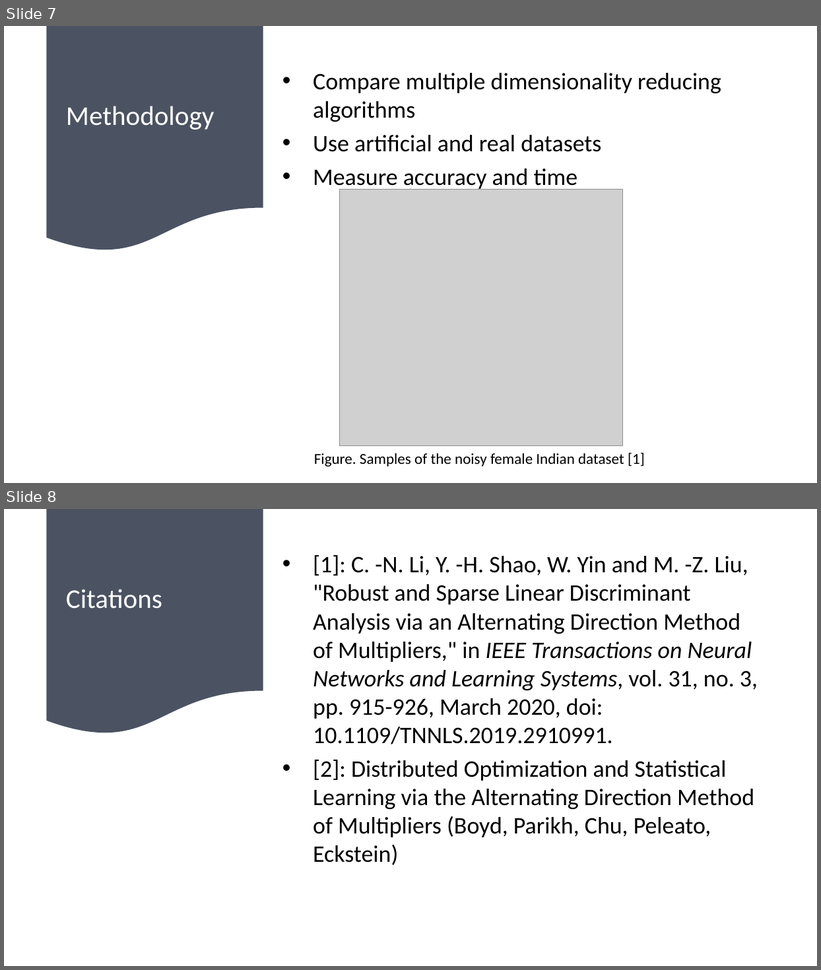
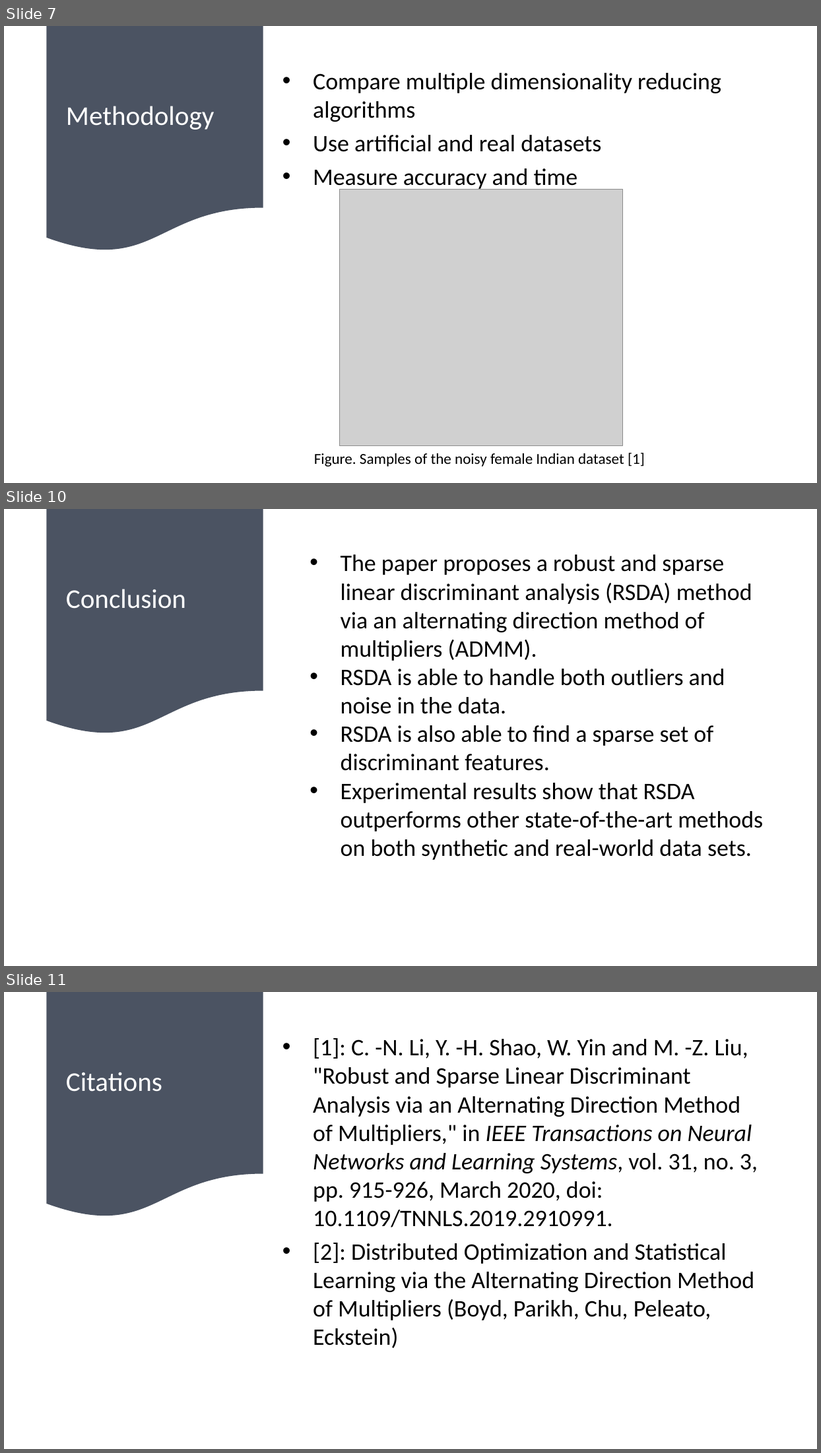
Before and after one commit to satyam04sharma/CECS-550---Survey-Paper, a slide deck: LDA Presentation CECS 550.pptx. Shown one above the other, each under a label of ours: slides 7 and 8 before the commit, slides 7, 10 and 11 after it; the slides between them are not shown. The pictures are 821x970 and 821x1453 pixels, drawn with LibreOffice and Linux fonts; fonts in the diff are those of the drawing; grey boxes stand for pictures. Boxes give left, top, right and bottom in pixels: in the first picture for what was removed or moved away, otherwise in the second. Text is boxed around its words. In the diff, an @@ line names an element or a change of style, - is before the commit and + after.

```diff
--- a/LDA Presentation CECS 550.pptx
+++ b/LDA Presentation CECS 550.pptx
@@ slide 10 added at [4, 509, 817, 966], background #FFFFFF @@
@@ flow chart document added at [47, 509, 263, 736], fill #4B5362 @@
@@ text added at [341, 555, 763, 860], 28 pt, text #000000 @@
+• The paper proposes a robust and sparse linear discriminant analysis (RSDA) method via an alternating direction method of multipliers (ADMM).
+• RSDA is able to handle both outliers and noise in the data.
+• RSDA is also able to find a sparse set of discriminant features.
+• Experimental results show that RSDA outperforms other state-of-the-art methods on both synthetic and real-world data sets.
@@ title added at [66, 589, 186, 609], 32 pt, text #FFFFFF @@
+Conclusion
@@ what was slide 8 is now slide 11 @@
```
Also in this commit, not shown: 2 slides changed, 2 other slides added, 7 slides removed.
